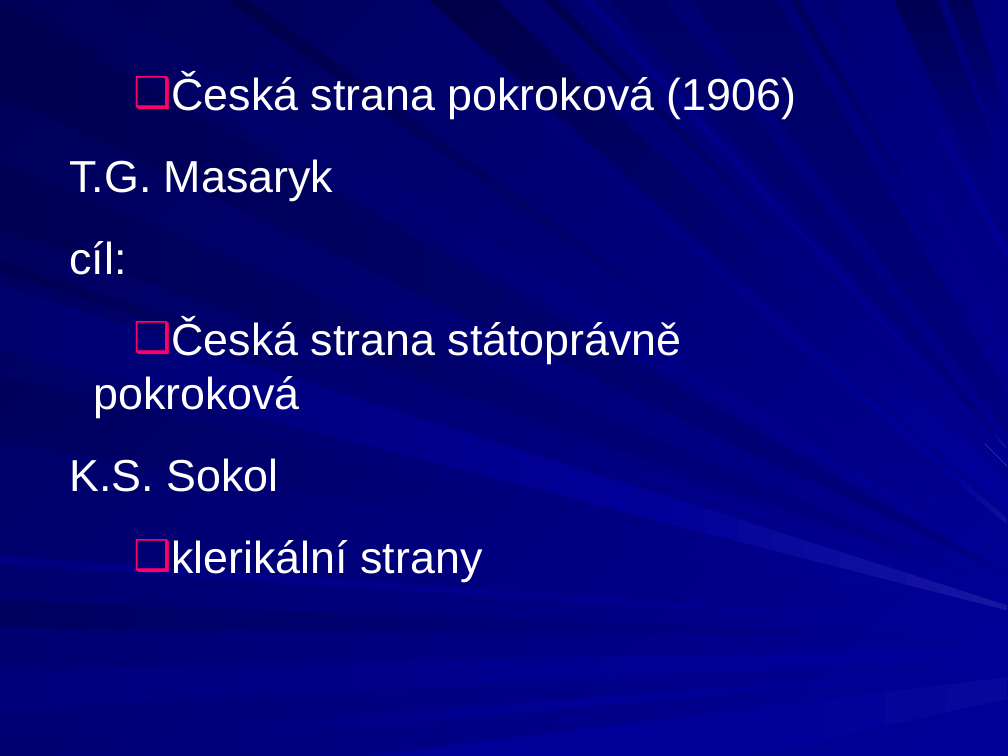
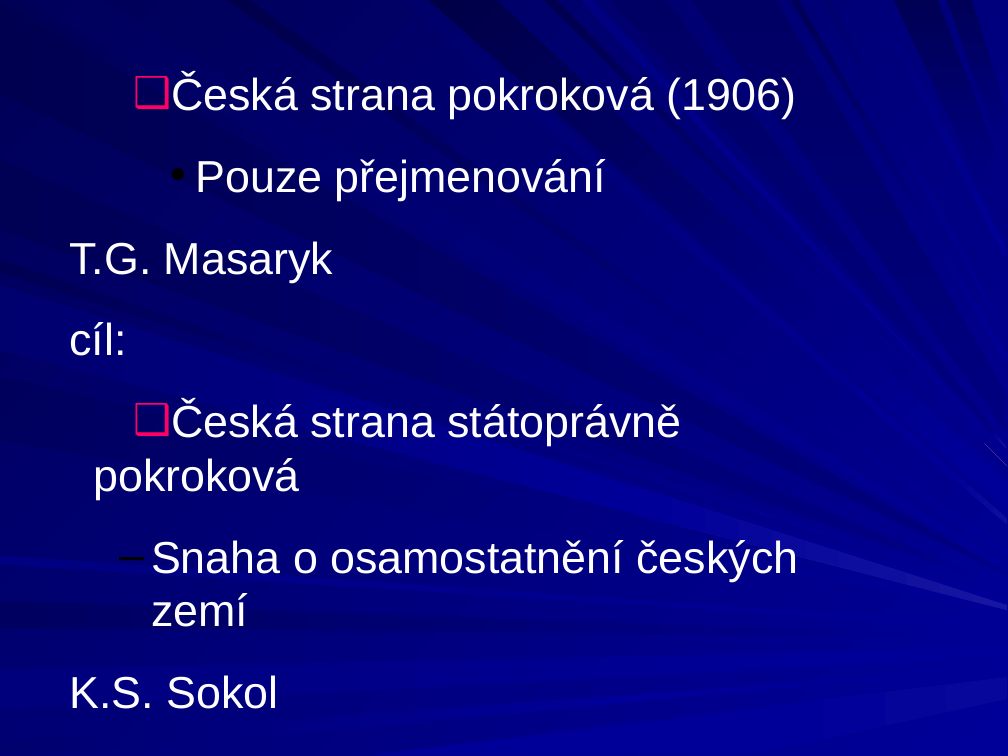
Before and after one commit to JiriKalvoda/zapisky, a slide deck: slide 20 of d/14-NaseZemnedo1914.ppt. Drawn at 1008x756 pixels with LibreOffice and Linux fonts; fonts in the diff are those of the drawing. Boxes give left, top, right and bottom in pixels: in the first picture for what was removed or moved away, otherwise in the second. Text is boxed around its words. In the diff, an @@ line names an element or a change of style, - is before the commit and + after.

```diff
--- a/d/14-NaseZemnedo1914.ppt
+++ b/d/14-NaseZemnedo1914.ppt
@@ text at [195,159,606,201]: paragraph added @@
+    • Pouze přejmenování
@@ outline redrawn in 9 elements at [0,695,633,755], [401,0,954,477], [544,0,984,444], [611,0,995,433], [0,377,1006,611], [0,285,642,515], [582,0,1007,457], [0,160,880,542], [638,489,1007,610] @@
@@ text at [151,540,798,627]: paragraph added @@
+  – Snaha o osamostatnění českých zemí
```
Also in this commit, not shown: 21 other slides changed, 2 other files.
